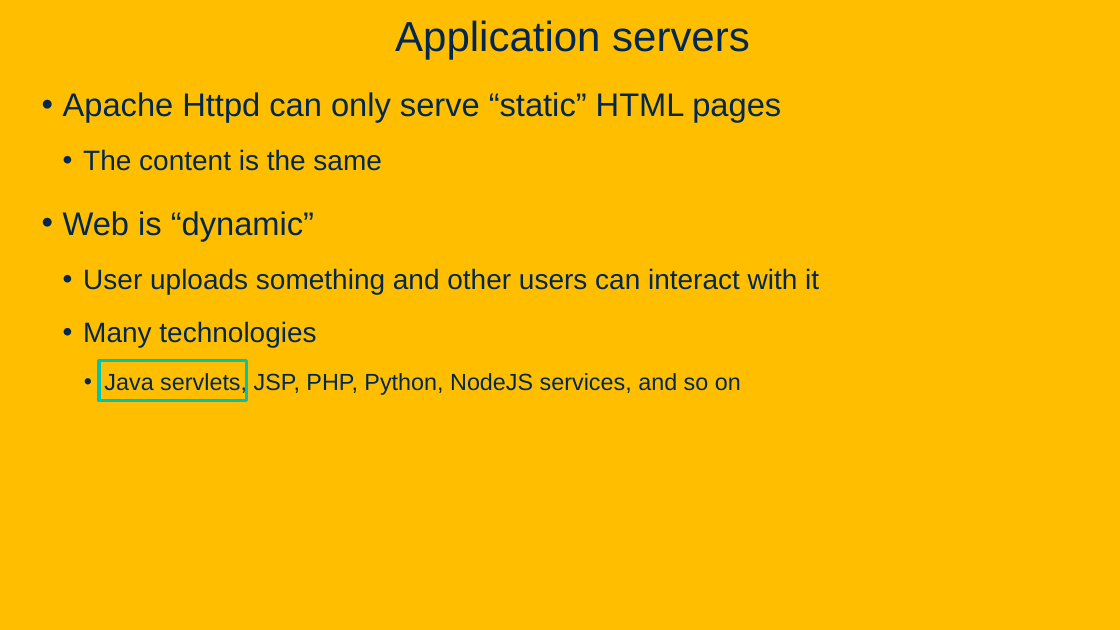
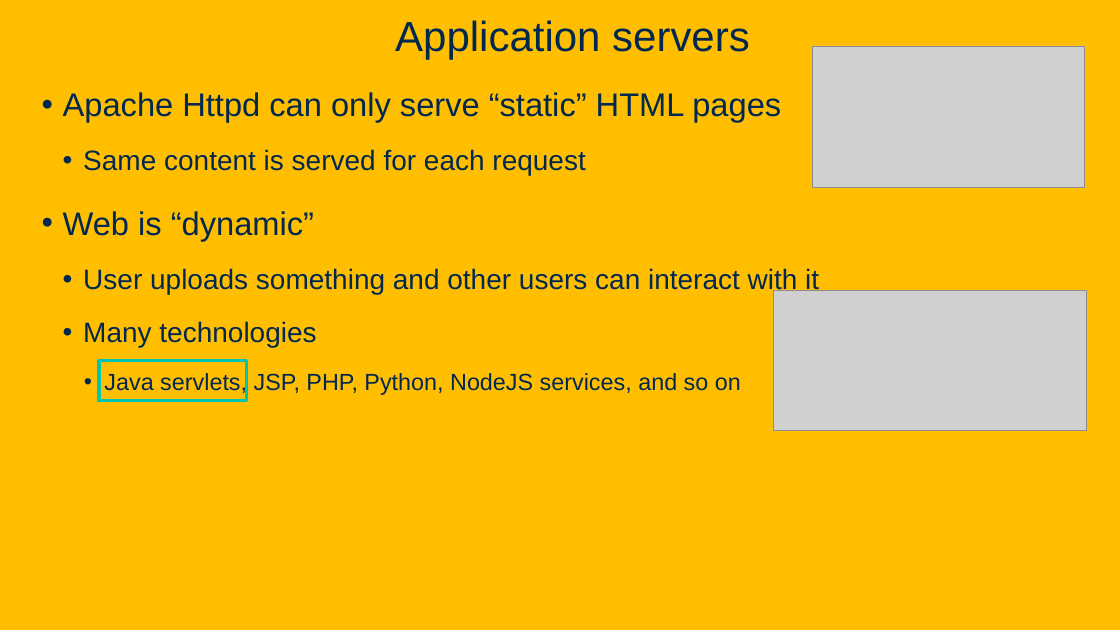
Before and after one commit to davsec-teaching/ECS160-Winter2025, a slide deck: slide 66 of slides/6_software_architecture.pptx (slide 65 before the commit). Drawn at 1120x630 pixels with LibreOffice and Linux fonts; fonts in the diff are those of the drawing; grey boxes stand for pictures; background and template pictures are left out. Boxes give left, top, right and bottom in pixels: in the first picture for what was removed or moved away, otherwise in the second. Text is boxed around its words. In the diff, an @@ line names an element or a change of style, - is before the commit and + after.

Commit message:
Update client-server, application-server, microservices slides

```diff
--- a/slides/6_software_architecture.pptx
+++ b/slides/6_software_architecture.pptx
@@ picture added at box(813, 46, 1086, 188) @@
@@ text at box(83, 149, 585, 176): text changed @@
-  • The content is the same
+  • Same content is served for each request
@@ picture added at box(774, 291, 1087, 430) @@
```
Also in this commit, not shown: 5 other slides changed, 5 slides added, 1 slide removed.
